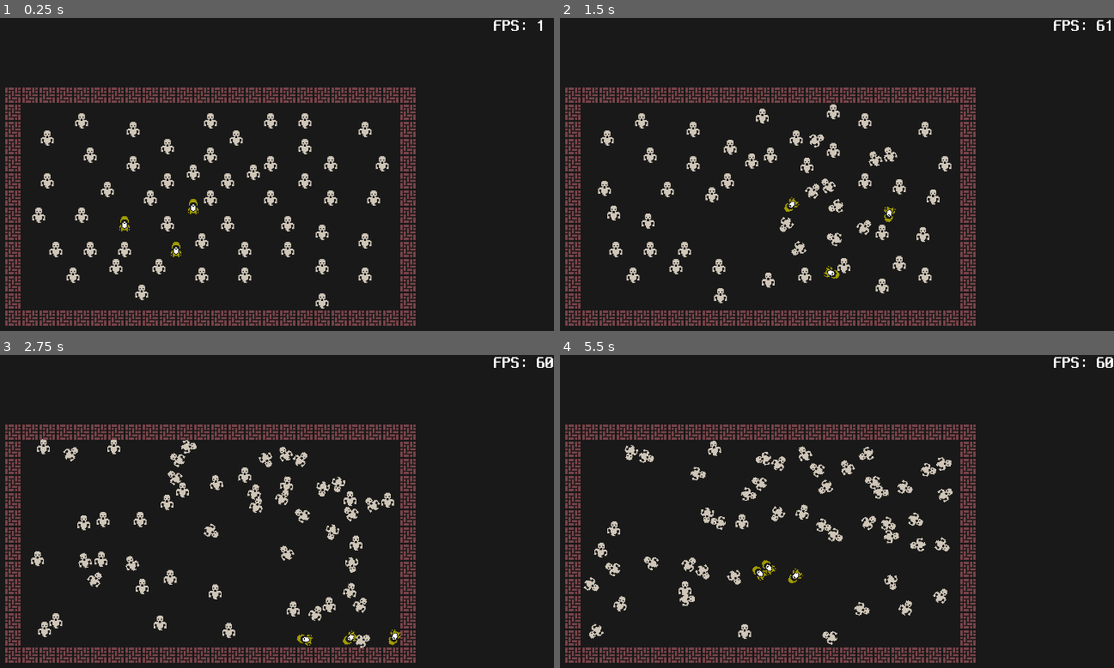
Above: before the commit, frames 1-4 (two rows, left to right).
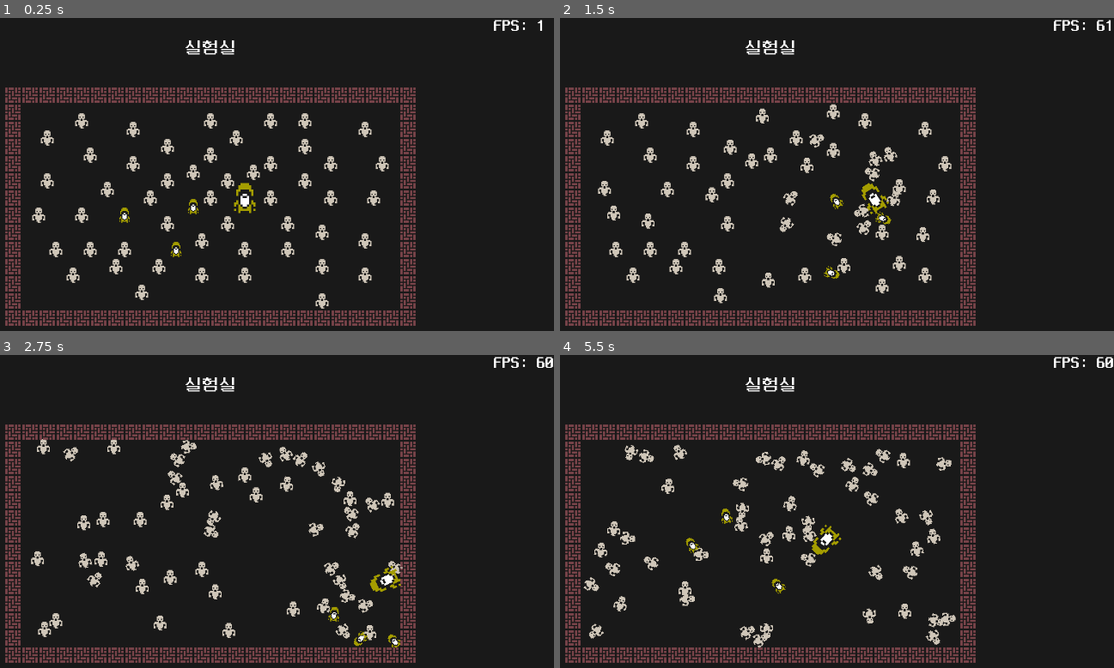
Above: after the commit, the same moments.

Repository: rhdehgks/Defense
Game: Godot game, scene res://game_screen/game.tscn
Same seed, same stepped clock (60 frames per second), same inputs: the game is played once before the commit and once after it.
Inputs (mouse positions are in pixels of both pictures, inside the frame that each line leads up to):
- Up to frame 1 (0.25 s): no input
- Up to frame 2 (1.5 s): tap Enter at 0.5 s; move the mouse to (920, 190) at 0.52 s; hold Right (ui_right) 0.53-1.28 s; click (920, 190) at 0.67 s; move the mouse to (632, 230) at 1.27 s; hold Down (ui_down) from 1.28 s (still down)
- Up to frame 3 (2.75 s): move the mouse to (277, 464) at 2.02 s; release Down (ui_down) at 2.03 s; hold Right (ui_right) from 2.03 s (still down)
- Up to frame 4 (5.5 s): move the mouse to (737, 624) at 2.77 s; release Right (ui_right) at 2.78 s; hold Up (ui_up) 2.78-3.53 s; click (737, 624) at 2.92 s; move the mouse to (975, 605) at 3.52 s; hold Left (ui_left) 3.53-5.03 s; move the mouse to (565, 489) at 4.27 s; move the mouse to (803, 549) at 5.02 s; hold Down (ui_down) from 5.03 s (still down); click (803, 549) at 5.17 s

The runs differ from the first frame. In frame 1, 0.5% of the frame differs, in the area x 21-47%, y 7-69%; in frame 2, 1.3%; in frame 3, 2.3%; in frame 4, 5.1%, in the area x 10-72%, y 7-94%.

Commit message:
Title Label 추가

Diff:
--- a/game_screen/game.tscn
+++ b/game_screen/game.tscn
@@ -1,10 +1,17 @@
-[gd_scene load_steps=8 format=3 uid="uid://c3vpuhsddsbu4"]
+[gd_scene load_steps=12 format=3 uid="uid://c3vpuhsddsbu4"]
 
 [ext_resource type="Script" path="res://game_screen/game_screen.gd" id="1_6cie3"]
 [ext_resource type="PackedScene" uid="uid://bb8e0io6146kh" path="res://game_screen/man.tscn" id="1_xj3yq"]
 [ext_resource type="PackedScene" uid="uid://cpedle1cddeqo" path="res://game_screen/player.tscn" id="2_0nfae"]
 [ext_resource type="FontFile" uid="uid://b3op7qbt8ij11" path="res://assets/fonts/neodgm.ttf" id="2_w4jh1"]
 [ext_resource type="Texture2D" uid="uid://qpsegmc5j3b8" path="res://assets/wall.png" id="3_aen42"]
+[ext_resource type="Script" path="res://game_screen/player.gd" id="5_buw34"]
+[ext_resource type="Texture2D" uid="uid://brcsu66vn2qxu" path="res://assets/grandfather.png" id="6_q64es"]
+
+[sub_resource type="PhysicsMaterial" id="PhysicsMaterial_ej6p6"]
+rough = true
+
+[sub_resource type="CircleShape2D" id="CircleShape2D_ee871"]
 
 [sub_resource type="TileSetAtlasSource" id="TileSetAtlasSource_sxseq"]
 texture = ExtResource("3_aen42")
@@ -218,15 +225,56 @@
 position = Vector2(848, 400)
 
 [node name="Player" parent="Screen/World" instance=ExtResource("2_0nfae")]
-position = Vector2(480, 384)
+position = Vector2(480, 368)
 
 [node name="Player2" parent="Screen/World" instance=ExtResource("2_0nfae")]
 position = Vector2(576, 432)
 
 [node name="Player3" parent="Screen/World" instance=ExtResource("2_0nfae")]
 position = Vector2(608, 352)
+
+[node name="Player4" type="RigidBody2D" parent="Screen/World"]
+position = Vector2(704, 336)
+mass = 2.0
+physics_material_override = SubResource("PhysicsMaterial_ej6p6")
+gravity_scale = 0.0
+continuous_cd = 2
+max_contacts_reported = 5
+contact_monitor = true
+can_sleep = false
+freeze_mode = 1
+linear_damp = 2.0
+script = ExtResource("5_buw34")
+
+[node name="Sprite2D" type="Sprite2D" parent="Screen/World/Player4"]
+scale = Vector2(2, 2)
+texture = ExtResource("6_q64es")
+
+[node name="CollisionShape2D" type="CollisionShape2D" parent="Screen/World/Player4"]
+scale = Vector2(2, 2)
+shape = SubResource("CircleShape2D_ee871")
 
 [node name="TileMap" type="TileMap" parent="Screen/World"]
 tile_set = SubResource("TileSet_xqrl7")
 format = 2
 layer_0/tile_data = PackedInt32Array(262152, 0, 0, 327688, 0, 0, 393224, 0, 0, 458760, 0, 0, 524296, 0, 0, 589832, 0, 0 …(951 unchanged characters)…
+
+[node name="TitleLabel" type="Label" parent="Screen/World"]
+layout_mode = 1
+anchors_preset = 8
+anchor_left = 0.5
+anchor_top = 0.5
+anchor_right = 0.5
+anchor_bottom = 0.5
+offset_left = -80.0
+offset_top = -344.0
+offset_right = 80.0
+offset_bottom = -264.0
+grow_horizontal = 2
+grow_vertical = 2
+theme_override_fonts/font = ExtResource("2_w4jh1")
+theme_override_font_sizes/font_size = 32
+text = "실험실
+"
+horizontal_alignment = 1
+vertical_alignment = 1
Not shown, changed: export/apk/Defense.apk
Not shown, changed: export/apk/Defense.apk.idsig
